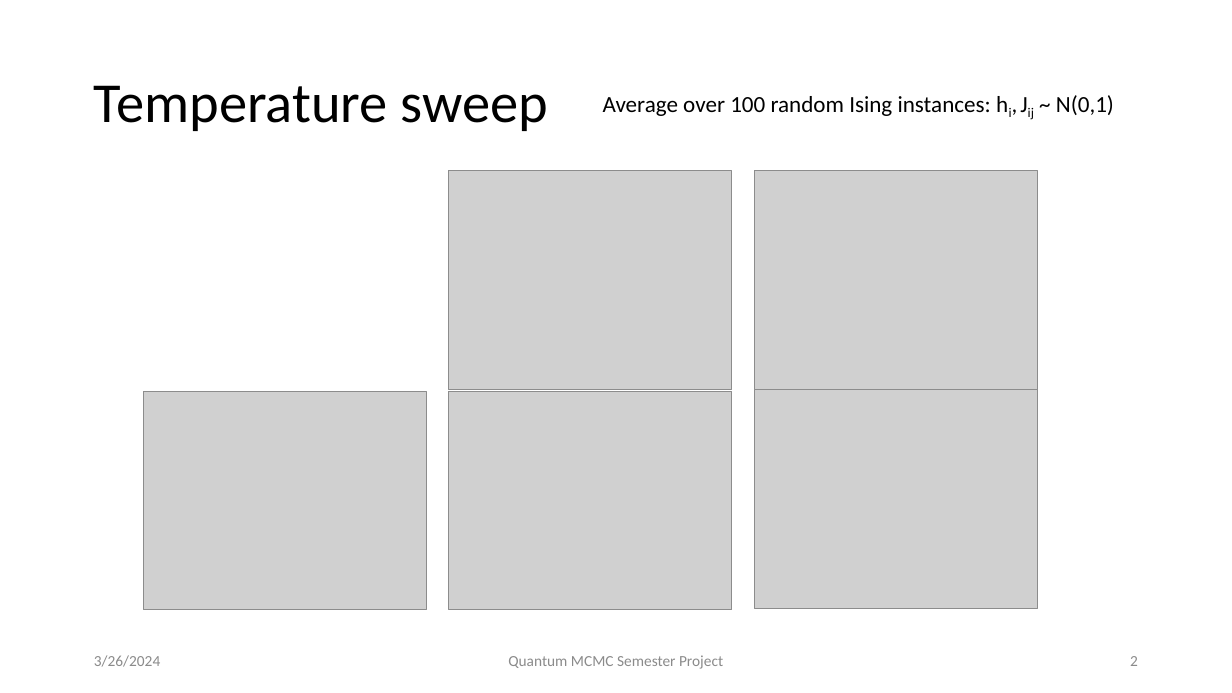
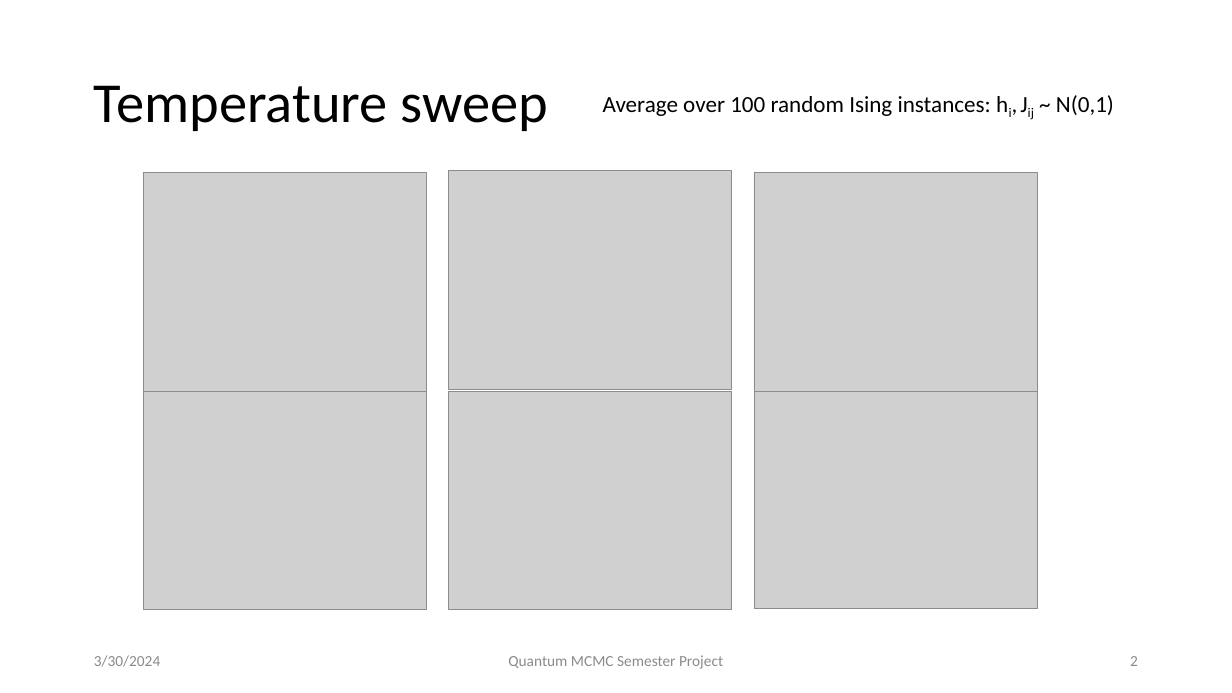
Before and after one commit to petr-ivashkov/quantum-mcmc, a slide deck: slide 2 of slides/progress_presentation_1.pptx. Drawn at 1232x693 pixels with LibreOffice and Linux fonts; fonts in the diff are those of the drawing; grey boxes stand for pictures. Boxes give left, top, right and bottom in pixels: in the first picture for what was removed or moved away, otherwise in the second. Text is boxed around its words. In the diff, an @@ line names an element or a change of style, - is before the commit and + after.

```diff
--- a/slides/progress_presentation_1.pptx
+++ b/slides/progress_presentation_1.pptx
@@ picture added at <box>143,173,426,392</box> @@
@@ text at <box>94,655,160,667</box>: text changed @@
-3/26/2024
+3/30/2024
```
Also in this commit, not shown: 3 other slides changed, 10 slides added, 2 other files.
